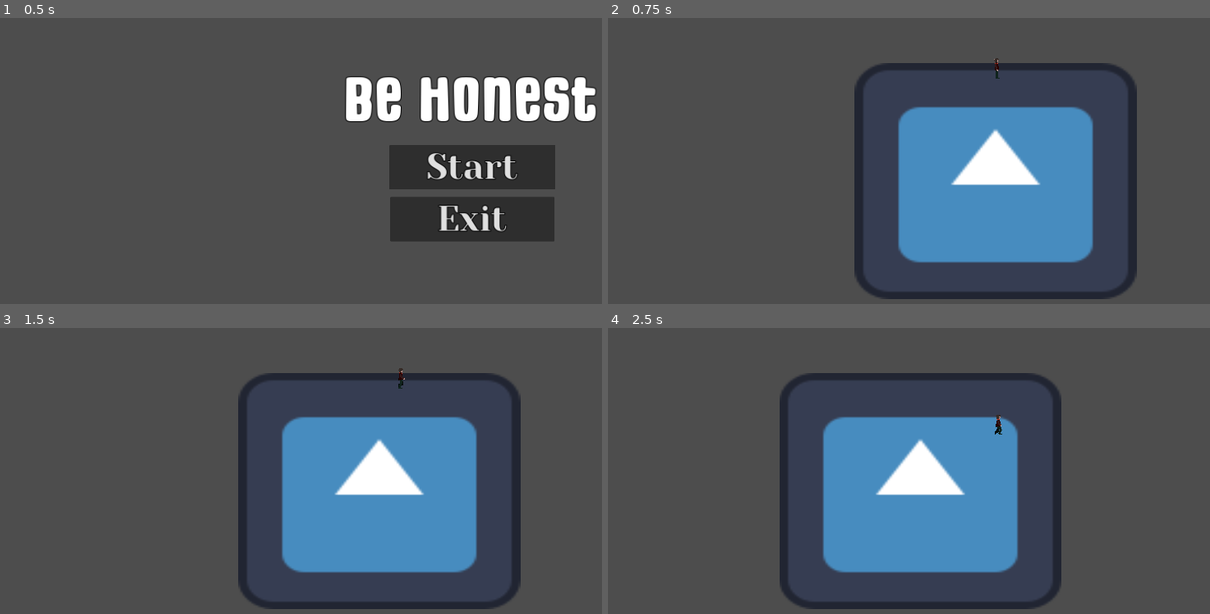
Above: before the commit, frames 1-4 (two rows, left to right).
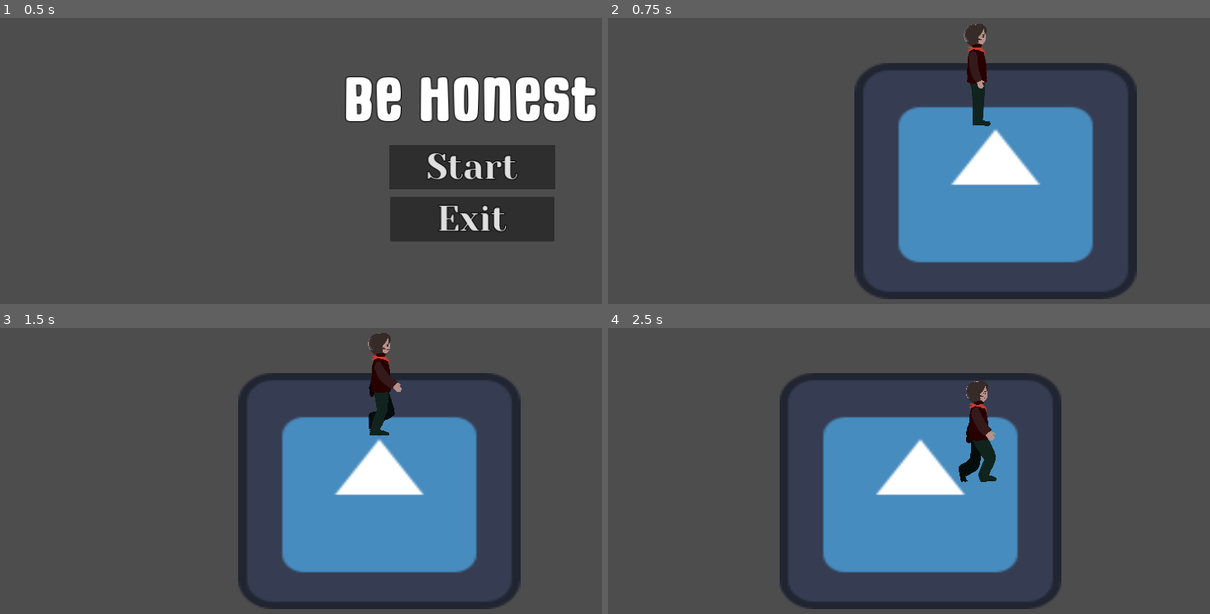
Above: after the commit, the same moments.

Repository: aboba704/Game
Game: Godot game, scene res://MainScene/ MainMenu.tscn
The game is run twice, just before and just after one commit, with the same random seed, the same clock (stepped at 60 frames per second) and the same inputs. The engine's default icon, where the game draws it, is replaced by a stand-in: a white triangle on a blue panel in a dark square.
Inputs:
- Up to frame 1 (0.5 s): no input
- Up to frame 2 (0.75 s): click "Start" at 0.5 s
- Up to frame 3 (1.5 s): tap Enter at 1.25 s; hold D (Right) from 1.28 s (still down)
- Up to frame 4 (2.5 s): release D (Right) at 2.03 s; hold S (Down) from 2.03 s (still down)

Frame 1 is identical in both runs. In frame 2, 0.9% of the frame differs, in the area x 59-66%, y 2-38%; in frame 3, 1.1%; in frame 4, 1.3%, in the area x 58-66%, y 18-54%.

Commit message:
GAMEV7771
ывадывдьаы

Diff:
--- a/MainScene/ MainMenu.tscn
+++ b/MainScene/ MainMenu.tscn
@@ -6,6 +6,11 @@
 
 [node name="CanvasLayer" type="CanvasLayer"]
 script = ExtResource("1_uo5a1")
+
+[node name="TextureRect" type="TextureRect" parent="."]
+offset_right = 1280.0
+offset_bottom = 1024.0
+size_flags_horizontal = 4
 
 [node name="MarginContainer" type="MarginContainer" parent="."]
 anchors_preset = 6
--- a/UI/pause_menu.tscn
+++ b/UI/pause_menu.tscn
@@ -31,7 +31,7 @@
 tracks/1/interp = 1
 tracks/1/loop_wrap = true
 tracks/1/keys = {
-"times": PackedFloat32Array(0, 0.2),
+"times": PackedFloat32Array(0, 0.3),
 "transitions": PackedFloat32Array(1, 1),
 "update": 0,
 "values": [Color(1, 1, 1, 0), Color(1, 1, 1, 1)]
--- a/player/PlayerCH.tscn
+++ b/player/PlayerCH.tscn
@@ -264,20 +264,23 @@
 size = Vector2(17.25, 61)
 
 [node name="CharacterBody2D" type="CharacterBody2D"]
+scale = Vector2(5, 5)
 script = ExtResource("1_v0tl7")
 
 [node name="AnimatedSprite2D" type="AnimatedSprite2D" parent="."]
-position = Vector2(269, 280)
+position = Vector2(43.8, 46.5)
 scale = Vector2(0.12, 0.12)
 sprite_frames = SubResource("SpriteFrames_jsdb0")
 animation = &"left"
 autoplay = "idle"
 frame_progress = 0.672754
 speed_scale = 5.0
+metadata/_edit_group_ = true
 
 [node name="CollisionShape2D" type="CollisionShape2D" parent="."]
-position = Vector2(267, 296)
+position = Vector2(41.8, 62.5)
 shape = SubResource("RectangleShape2D_bchut")
+metadata/_edit_group_ = true
 
 [node name="Camera2D" type="Camera2D" parent="."]
 limit_top = 0
